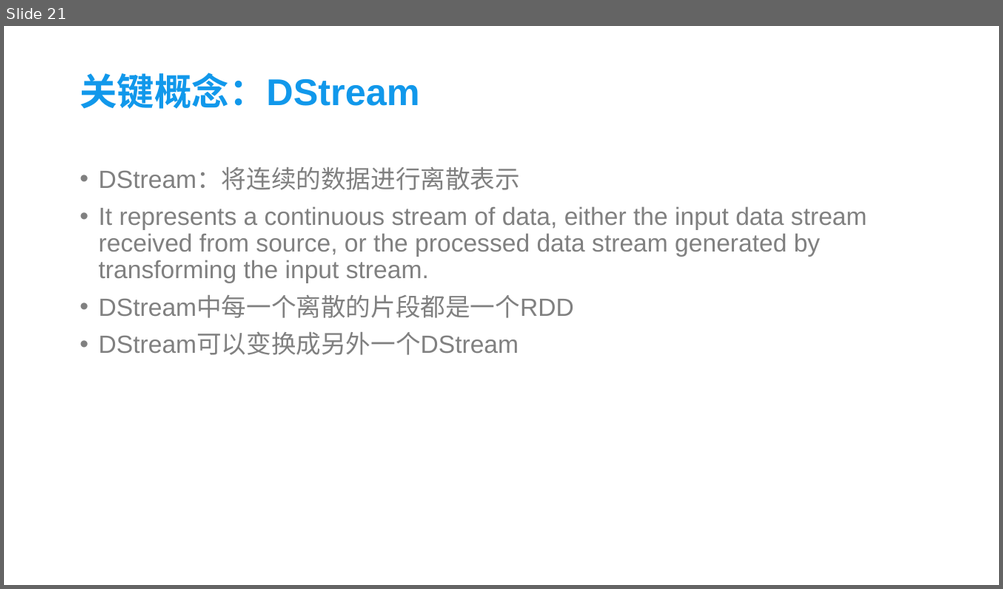
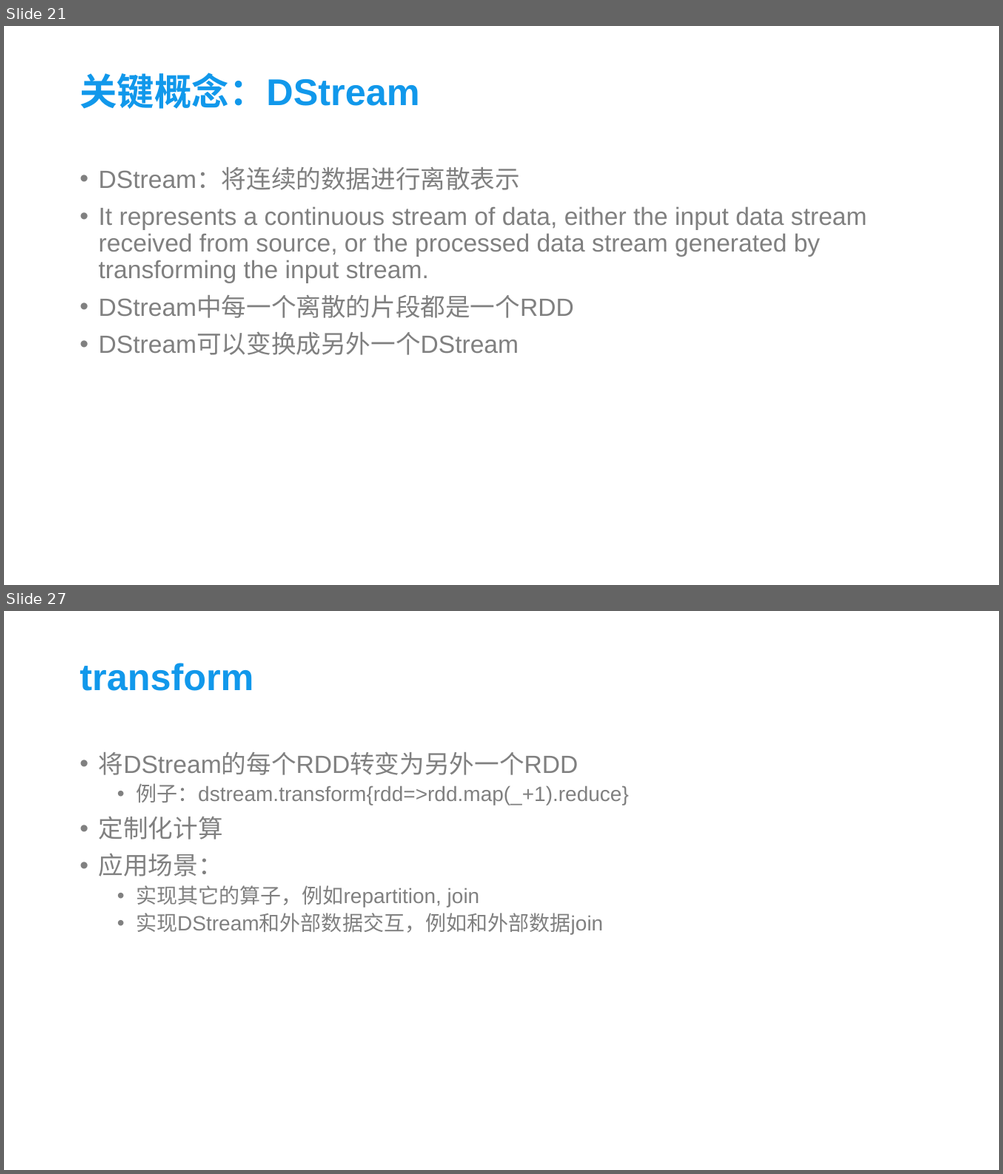
Before and after one commit to xrw560/knowledge-store, a slide deck: cusppt/spark.pptx. Shown one above the other, each under a label of ours: slide 21 before the commit, slides 21 and 27 after it; the slides between them are not shown. The pictures are 1003x589 and 1003x1174 pixels, drawn with LibreOffice and Linux fonts; fonts in the diff are those of the drawing; background and template pictures are left out. Boxes give left, top, right and bottom in pixels: in the first picture for what was removed or moved away, otherwise in the second. Text is boxed around its words. In the diff, an @@ line names an element or a change of style, - is before the commit and + after.

```diff
--- a/cusppt/spark.pptx
+++ b/cusppt/spark.pptx
@@ slide 27 added at box(4, 611, 999, 1170), background picture (left out) @@
@@ title added at box(79, 663, 253, 691), 36 pt, text #1198EB, bold @@
+transform
@@ text added at box(99, 752, 629, 935), 20 pt, text #808080 @@
+• 将DStream的每个RDD转变为另外一个RDD
+  • 例子：dstream.transform{rdd=>rdd.map(_+1).reduce}
+• 定制化计算
+• 应用场景：
+  • 实现其它的算子，例如repartition, join
+  • 实现DStream和外部数据交互，例如和外部数据join
```
Also in this commit, not shown: 1 slide changed, 7 other slides added, 2 other files.
